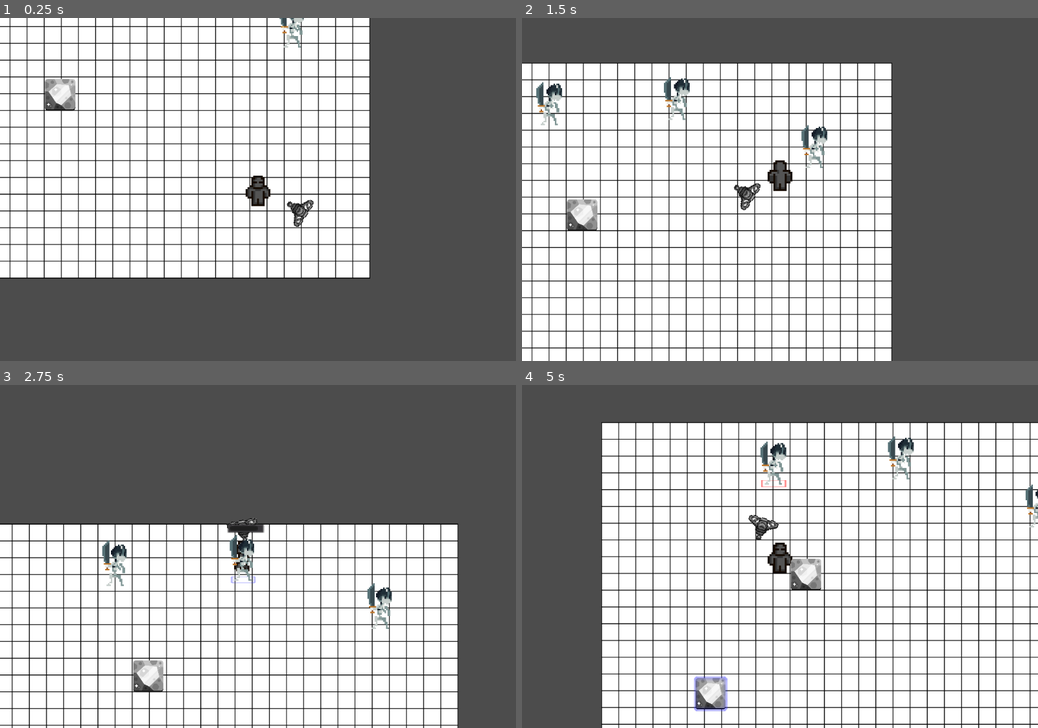
Above: before the commit, frames 1-4 (two rows, left to right).
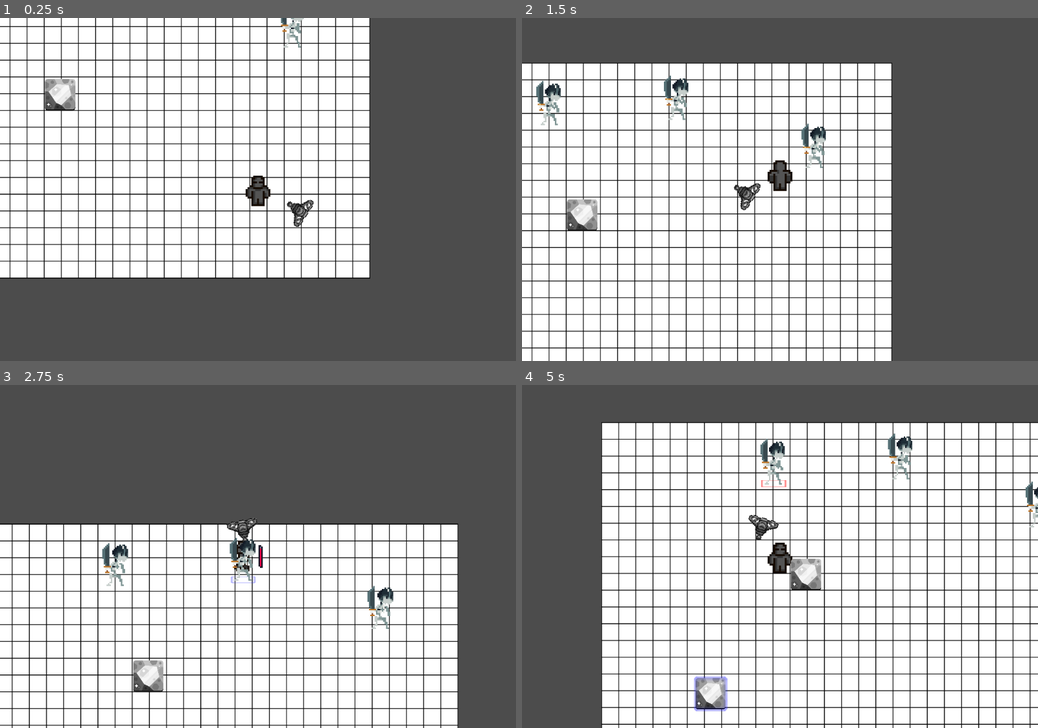
Above: after the commit, the same moments.

Repository: Marin-Clement/Project_Alpha_git
Game: Godot game, scene res://TestMap/TestMain.tscn
The game is run twice, just before and just after one commit, with the same random seed, the same clock (stepped at 60 frames per second) and the same inputs.
Inputs (mouse positions are in pixels of both pictures, inside the frame that each line leads up to):
- Up to frame 1 (0.25 s): no input
- Up to frame 2 (1.5 s): move the mouse to (816, 21) at 0.52 s; press the mouse at (816, 21) at 0.53 s; hold W (up) from 0.53 s (still down); move the mouse to (547, 62) at 1.27 s; release the mouse at (547, 62) at 1.28 s; right-click (547, 62) at 1.35 s; click (547, 62) at 1.42 s
- Up to frame 3 (2.75 s): move the mouse to (154, 532) at 2.02 s; release W (up) at 2.03 s; hold A (left) from 2.03 s (still down); tap Shift (sprint) at 2.1 s; click (154, 532) at 2.17 s
- Up to frame 4 (5 s): move the mouse to (671, 676) at 2.77 s; click (671, 676) at 2.85 s; move the mouse to (702, 470) at 3.52 s; release A (left) at 3.53 s; hold S (down) 3.53-4.28 s; hold Right mouse button (right_mouse) 3.53-4.28 s; move the mouse to (707, 714) at 4.27 s; hold D (right) from 4.28 s (still down); tap Shift (sprint) at 4.35 s; click (707, 714) at 4.42 s

The runs differ from the first frame. In frame 1, less than 0.1% of the frame differs, in the area x 54-59%, y 0-8%; in frame 2, 0.4%; in frame 3, 0.7%, in the area x 19-77%, y 40-68%; in frame 4, 0.5%.

Commit message:
[ADD] add ui sprite

Diff:
--- a/Enemy_Test/Enemy.tscn
+++ b/Enemy_Test/Enemy.tscn
@@ -1,8 +1,10 @@
-[gd_scene load_steps=33 format=2]
+[gd_scene load_steps=35 format=2]
 
 [ext_resource path="res://Enemy_Test/Sprites/Skeleton Warrior.png" type="Texture" id=1]
 [ext_resource path="res://Enemy_Test/Scripts/Enemy.gd" type="Script" id=2]
 [ext_resource path="res://Enemy_Test/Sprites/OverSprite.png" type="Texture" id=3]
+[ext_resource path="res://GUI/Sprite/FillHealth.png" type="Texture" id=4]
+[ext_resource path="res://GUI/Sprite/HealthBar.png" type="Texture" id=5]
 
 [sub_resource type="AtlasTexture" id=11]
 atlas = ExtResource( 1 )
@@ -144,6 +146,7 @@
 [node name="AnimatedSprite" type="AnimatedSprite" parent="."]
 frames = SubResource( 10 )
 animation = "Idle"
+frame = 2
 playing = true
 
 [node name="Hitbox" type="CollisionShape2D" parent="."]
@@ -156,17 +159,16 @@
 shape = SubResource( 29 )
 
 [node name="Control" type="Control" parent="."]
-margin_right = 40.0
-margin_bottom = 40.0
 
-[node name="HealtBar" type="ProgressBar" parent="Control"]
-margin_left = -16.3333
-margin_top = -21.0
-margin_right = 31.6667
-margin_bottom = -7.0
-rect_scale = Vector2( 0.544285, 0.485305 )
-value = 100.0
-percent_visible = false
+[node name="HealthBar" type="TextureProgress" parent="Control"]
+margin_left = 5.66667
+margin_top = 9.66667
+margin_right = 21.6667
+margin_bottom = 12.6667
+rect_rotation = -90.0
+texture_under = ExtResource( 5 )
+texture_progress = ExtResource( 4 )
+texture_progress_offset = Vector2( 1, 1 )
 
 [connection signal="input_event" from="." to="." method="_on_Enemy_input_event"]
 [connection signal="mouse_entered" from="." to="." method="_on_Enemy_mouse_entered"]
--- a/Enemy_Test/Scripts/Enemy.gd
+++ b/Enemy_Test/Scripts/Enemy.gd
@@ -10,7 +10,7 @@
 
 func _ready():
 	$OverSprite.visible = false
-	$Control/HealtBar.visible = false
+	$Control/HealthBar.visible = false
 
 func _on_Enemy_input_event(viewport, event, shape_idx):
 	if event is InputEventMouseButton:
@@ -28,19 +28,19 @@
 func _been_targeted():
 	$OverSprite.visible = true
 	$OverSprite.set_texture(working)
-	$Control/HealtBar.visible = true
+	$Control/HealthBar.visible = true
 
 func _cancel_targeted():
 	$OverSprite.visible = false
-	$Control/HealtBar.visible = false
+	$Control/HealthBar.visible = false
 
 func _take_Damage(damage):
 	health -= damage
 
 func _physics_process(delta):
-	$Control/HealtBar.value = health
+	$Control/HealthBar.value = health
 	if health <= 0:
-		$Control/HealtBar.visible = false
+		$Control/HealthBar.visible = false
 		$AnimatedSprite.animation = "Death"
 		$OverSprite.visible = false
 		GameManager.enemyTarget = false
--- /dev/null
+++ b/Inventory/ui.tscn
@@ -0,0 +1,49 @@
+[gd_scene load_steps=5 format=2]
+
+[ext_resource path="res://GUI/MatchupPro.ttf" type="DynamicFontData" id=1]
+[ext_resource path="res://GUI/Sprite/MainPanel.png" type="Texture" id=2]
+[ext_resource path="res://GUI/Sprite/Title.png" type="Texture" id=3]
+
+[sub_resource type="DynamicFont" id=1]
+font_data = ExtResource( 1 )
+
+[node name="ui" type="CanvasLayer"]
+
+[node name="inventory_container" type="NinePatchRect" parent="."]
+anchor_left = 0.5
+anchor_top = 0.5
+anchor_right = 0.5
+anchor_bottom = 0.5
+margin_left = -69.0
+margin_top = -58.0
+margin_right = 84.0
+margin_bottom = 31.0
+texture = ExtResource( 2 )
+patch_margin_left = 6
+patch_margin_top = 6
+patch_margin_right = 6
+patch_margin_bottom = 5
+axis_stretch_horizontal = 1
+axis_stretch_vertical = 1
+
+[node name="title" type="NinePatchRect" parent="inventory_container"]
+anchor_left = 0.5
+anchor_right = 0.5
+margin_left = -47.5
+margin_top = -4.0
+margin_right = 48.5
+margin_bottom = 10.0
+texture = ExtResource( 3 )
+patch_margin_left = 2
+patch_margin_top = 1
+patch_margin_right = 2
+patch_margin_bottom = 1
+
+[node name="Label" type="Label" parent="inventory_container/title"]
+margin_left = 3.0
+margin_top = -2.0
+margin_right = 93.0
+margin_bottom = 11.0
+custom_fonts/font = SubResource( 1 )
+text = "Inventory"
+align = 1
--- a/TestMap/TestMain.tscn
+++ b/TestMap/TestMain.tscn
@@ -1,9 +1,10 @@
-[gd_scene load_steps=9 format=2]
+[gd_scene load_steps=10 format=2]
 
 [ext_resource path="res://Enemy_Test/Enemy.tscn" type="PackedScene" id=1]
 [ext_resource path="res://Player/Player.tscn" type="PackedScene" id=2]
 [ext_resource path="res://TestMap/Sprite/Grille.jpeg" type="Texture" id=3]
 [ext_resource path="res://Drone/Drone.tscn" type="PackedScene" id=4]
+[ext_resource path="res://TileMap/TileMap.tscn" type="PackedScene" id=5]
 [ext_resource path="res://TestMap/TestMain.gd" type="Script" id=6]
 
 [sub_resource type="RectangleShape2D" id=3]
@@ -17,6 +18,9 @@
 
 [node name="TestMap" type="Node"]
 script = ExtResource( 6 )
+
+[node name="Node2D" parent="." instance=ExtResource( 5 )]
+tile_data = PoolIntArray( 327695, 0, 0, 393232, 0, 0, 393234, 0, 0, 458759, 0, 0, 458760, 0, 0, 458761, 0, 0, 458765, 0, 0, 458766, 0, 0 )
 
 [node name="Cadriage" type="Sprite" parent="."]
 position = Vector2( 710, 534 )
--- a/TileMap/TileMap.tscn
+++ b/TileMap/TileMap.tscn
@@ -1,13 +1,13 @@
 [gd_scene load_steps=3 format=2]
 
-[ext_resource path="res://TestMap/Grille.jpeg" type="Texture" id=1]
+[ext_resource path="res://TestMap/Sprite/Grille.jpeg" type="Texture" id=1]
 
 [sub_resource type="TileSet" id=1]
 0/name = "Grille.jpeg 0"
 0/texture = ExtResource( 1 )
 0/tex_offset = Vector2( 0, 0 )
 0/modulate = Color( 1, 1, 1, 1 )
-0/region = Rect2( 1, 1, 64, 64 )
+0/region = Rect2( 1, 129, 64, 64 )
 0/tile_mode = 0
 0/occluder_offset = Vector2( 0, 0 )
 0/navigation_offset = Vector2( 0, 0 )
Binary file added: GUI/MatchupPro.ttf
Binary file added: GUI/Sprite/Cross.png
Not shown, added: GUI/Sprite/Cross.png.import
Binary file added: GUI/Sprite/FillHealth.png
Not shown, added: GUI/Sprite/FillHealth.png.import
Binary file added: GUI/Sprite/HealthBar.png
Not shown, added: GUI/Sprite/HealthBar.png.import
Binary file added: GUI/Sprite/InnerPanel.png
Not shown, added: GUI/Sprite/InnerPanel.png.import
Binary file added: GUI/Sprite/ItemSlot.png
Not shown, changed: GUI/Sprite/ItemSlot.png.import
Binary file added: GUI/Sprite/MainPanel.png
(and 8 more such lines)
